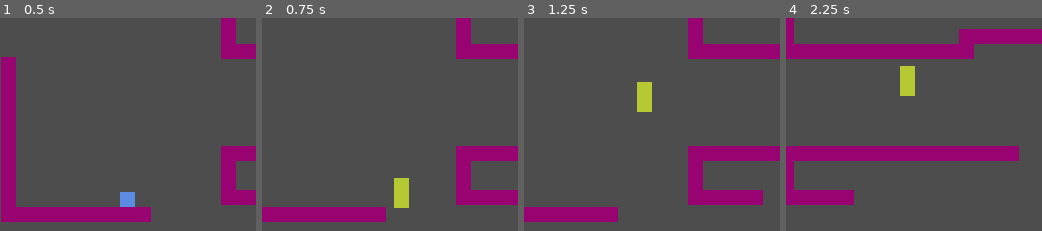
Above: before the commit, frames 1-4 (left to right).
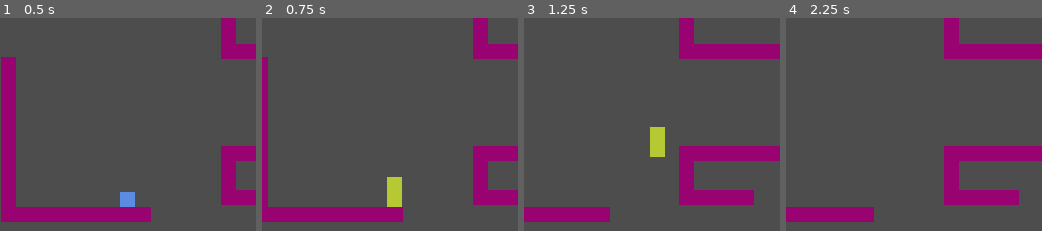
Above: after the commit, the same moments.

Repository: dirtOval/nes-platformer-2026
Game: Godot game, scene res://main.tscn
The game is run twice, just before and just after one commit, with the same random seed, the same clock (stepped at 60 frames per second) and the same inputs.
Inputs:
- Up to frame 1 (0.5 s): no input
- Up to frame 2 (0.75 s): tap Enter at 0.5 s; hold Right (right) from 0.53 s (still down); tap T (transform) at 0.6 s
- Up to frame 3 (1.25 s): keep holding Right (right); tap Z (jump) at 0.77, 0.8, 1.07 s
- Up to frame 4 (2.25 s): tap Z (jump) at 1.35, 1.52, 1.82 s; tap T (transform) at 1.55, 2.1 s; release Right (right) at 2.03 s; hold Left (left) from 2.03 s (still down)

Frame 1 is identical in both runs. In frame 2, 7.3% of the frame differs, in the area x 0-89%, y 0-96%; in frame 3, 4.7%; in frame 4, 23%, in the area x 0-100%, y 0-96%.

Commit message:
added stat switching between human and creature

Diff:
--- a/player.gd
+++ b/player.gd
@@ -1,18 +1,45 @@
 extends CharacterBody2D
 
-
-@export var MAX_SPEED = 200.0
-@export var JUMP_VELOCITY = -500
-@export var WALLJUMP_VELOCITY = -450
-@export var ACCELERATION = 1000
-@export var FRICTION = 1200
-@export var FALL_MODIFIER = 1.1
-@export var JUMP_CUT = 125
-@export var WALLSLIDE_SLOWDOWN = 0.85
-@export var WALLJUMP_INPUT_FREEZE = 0.1
-@export var AIR_FRICTION = 400
+#CREATURE STATS
+@export var C_SPEED = 300
+@export var C_JUMP_VELOCITY = -500
+@export var C_WALLJUMP_VELOCITY = -400
+@export var C_ACCELERATION = 1000
+@export var C_FRICTION = 2250
+@export var C_FALL_MODIFIER = 1.1
+@export var C_JUMP_CUT = 150
+@export var C_WALLSLIDE_SLOWDOWN = 0.5
+@export var C_WALLJUMP_INPUT_FREEZE = 0.1
+@export var C_AIR_FRICTION = 750
 
 
+#HUMAN STATS
+#CREATURE STATS
+@export var H_SPEED = 200.0
+@export var H_JUMP_VELOCITY = -500
+@export var H_WALLJUMP_VELOCITY = -450
+@export var H_ACCELERATION = 1000
+@export var H_FRICTION = 1200
+@export var H_FALL_MODIFIER = 1.1
+@export var H_JUMP_CUT = 125
+@export var H_WALLSLIDE_SLOWDOWN = 0.85
+@export var H_WALLJUMP_INPUT_FREEZE = 0.1
+@export var H_AIR_FRICTION = 400
+
+#WORKING STATS
+var speed = C_SPEED
+var jump_velocity = C_JUMP_VELOCITY
+var walljump_velocity = C_WALLJUMP_VELOCITY
+var acceleration = C_ACCELERATION
+var friction = C_FRICTION
+var fall_modifier = C_FALL_MODIFIER
+var jump_cut = C_JUMP_CUT
+var wallslide_slowdown = C_WALLSLIDE_SLOWDOWN
+var walljump_input_freeze = C_WALLJUMP_INPUT_FREEZE
+var air_friction = C_AIR_FRICTION
+
+
+#bool flags
 var on_floor_ref: bool = true
 var human: bool = false
 var can_move: bool = true
@@ -27,13 +54,40 @@
   if x != 0:
     #disable player input for a few frames
     can_move = false
-    velocity.x = x * abs(WALLJUMP_VELOCITY * 0.85)
-    velocity.y = WALLJUMP_VELOCITY
-    await get_tree().create_timer(WALLJUMP_INPUT_FREEZE).timeout
+    velocity.x = x * abs(C_WALLJUMP_VELOCITY * 0.85)
+    velocity.y = C_WALLJUMP_VELOCITY
+    await get_tree().create_timer(C_WALLJUMP_INPUT_FREEZE).timeout
     can_move = true
   #regular ol jump
   else:
-    velocity.y = JUMP_VELOCITY
+    velocity.y = C_JUMP_VELOCITY
+
+func swap_stats() -> void:
+  if human:
+    print('human stats')
+    speed = H_SPEED
+    jump_velocity = H_JUMP_VELOCITY
+    walljump_velocity = H_WALLJUMP_VELOCITY
+    acceleration = H_ACCELERATION
+    friction = H_FRICTION
+    fall_modifier = H_FALL_MODIFIER
+    jump_cut = H_JUMP_CUT
+    wallslide_slowdown = H_WALLSLIDE_SLOWDOWN
+    walljump_input_freeze = H_WALLJUMP_INPUT_FREEZE
+    air_friction = H_AIR_FRICTION
+
+  else:
+    speed = C_SPEED
+    jump_velocity = C_JUMP_VELOCITY
+    walljump_velocity = C_WALLJUMP_VELOCITY
+    acceleration = C_ACCELERATION
+    friction = C_FRICTION
+    fall_modifier = C_FALL_MODIFIER
+    jump_cut = C_JUMP_CUT
+    wallslide_slowdown = C_WALLSLIDE_SLOWDOWN
+    walljump_input_freeze = C_WALLJUMP_INPUT_FREEZE
+    air_friction = C_AIR_FRICTION
+    print('creature stats')
 
 func morph() -> void:
   human = not human
@@ -42,6 +96,7 @@
   var human_sprite = $HumanPolygon
   var collider = $CollisionShape2D
   var rectangle = collider.shape
+  swap_stats()
   if human:
     creature_sprite.hide()
     human_sprite.show()
@@ -58,25 +113,25 @@
 
   var direction := Input.get_axis("left", "right")
   if direction and can_move:
-    velocity.x = move_toward(velocity.x, direction * MAX_SPEED, ACCELERATION * delta)
+    velocity.x = move_toward(velocity.x, direction * speed, acceleration * delta)
   else:
     if not is_on_floor():
       #if we're rising in the jump we have less control of momentum, more while falling
       if velocity.y >= 0:
-        velocity.x = move_toward(velocity.x, 0, AIR_FRICTION * delta)
+        velocity.x = move_toward(velocity.x, 0, air_friction * delta)
       else:
-        velocity.x = move_toward(velocity.x, 0, (AIR_FRICTION/2) * delta)
+        velocity.x = move_toward(velocity.x, 0, (air_friction/2) * delta)
 
     else:
-      velocity.x = move_toward(velocity.x, 0, FRICTION * delta)
+      velocity.x = move_toward(velocity.x, 0, friction * delta)
 
   # Add the gravity.
   if not is_on_floor():
     var gravity = get_gravity()
     if is_on_wall() and velocity.y >= 0:
-      velocity.y += (gravity.y * WALLSLIDE_SLOWDOWN) * delta
+      velocity.y += (gravity.y * wallslide_slowdown) * delta
     elif velocity.y > 0:
-      velocity.y += (gravity.y + FALL_MODIFIER) * delta
+      velocity.y += (gravity.y + fall_modifier) * delta
     else:
       velocity.y += gravity.y * delta
 
@@ -92,8 +147,13 @@
         var jump_vector = get_wall_normal()
         jump(jump_vector.x)
   if Input.is_action_just_released("jump"):
-    if velocity.y <= JUMP_VELOCITY / 3:
-      velocity.y += JUMP_CUT
+    if velocity.y <= jump_velocity / 2:
+      print('bunny hop ' + str(velocity.y))
+      velocity.y += jump_cut * 1.25
+    elif velocity.y <= jump_velocity / 3:
+      print('middle jump ' + str(velocity.y))
+
+      velocity.y += jump_cut
 
   #Timer decrement zone
   if coyote_timer > 0:
--- a/player.tscn
+++ b/player.tscn
@@ -7,13 +7,19 @@
 [node name="Player" type="CharacterBody2D" unique_id=780051216 groups=["player"]]
 collision_mask = 6
 script = ExtResource("1_4flbx")
-MAX_SPEED = 325.0
-ACCELERATION = 3250
-FRICTION = 2250
-FALL_MODIFIER = 250.0
-WALLSLIDE_SLOWDOWN = 0.5
-WALLJUMP_INPUT_FREEZE = 0.08
-AIR_FRICTION = 600
+C_WALLJUMP_VELOCITY = -425
+C_ACCELERATION = 1200
+C_FALL_MODIFIER = 150.0
+C_WALLJUMP_INPUT_FREEZE = 0.04
+C_AIR_FRICTION = 1050
+H_SPEED = 150.0
+H_JUMP_VELOCITY = -200
+H_WALLJUMP_VELOCITY = 0
+H_FRICTION = 1800
+H_FALL_MODIFIER = 150.0
+H_WALLSLIDE_SLOWDOWN = 1.0
+H_WALLJUMP_INPUT_FREEZE = 0.0
+H_AIR_FRICTION = 500
 coyote_frames = 4
 
 [node name="CollisionShape2D" type="CollisionShape2D" parent="." unique_id=867029209]
